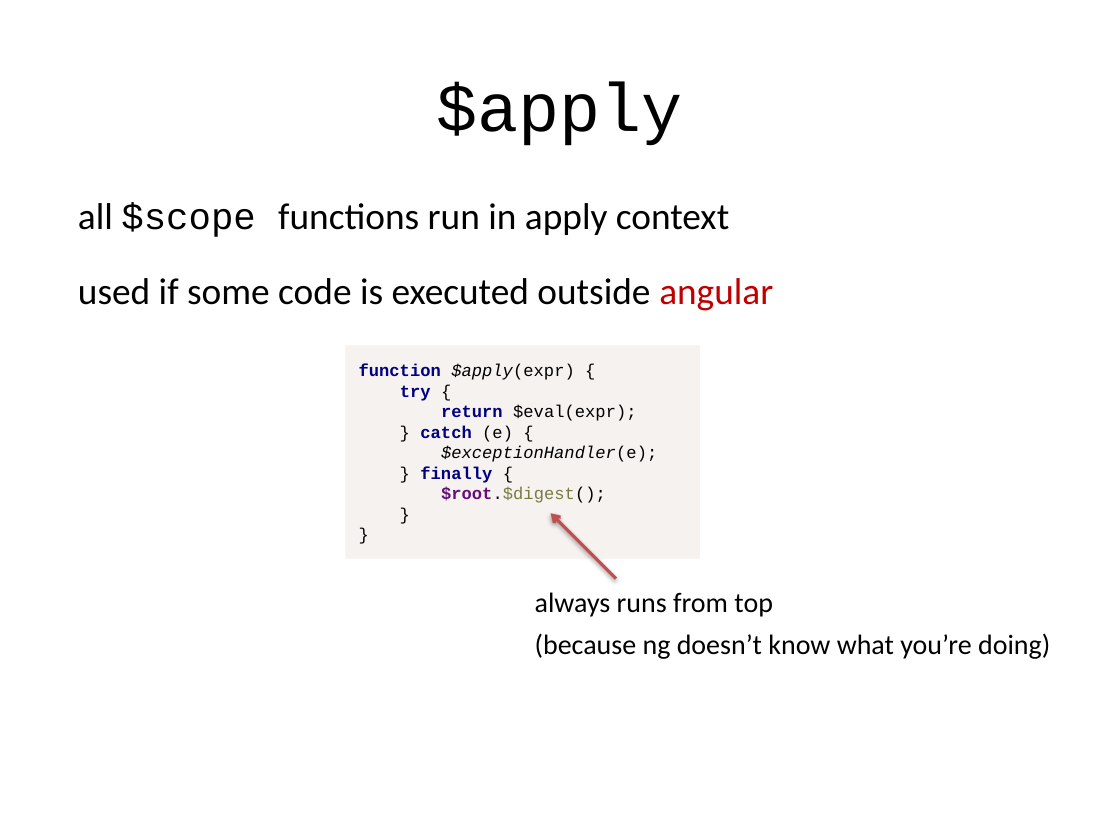
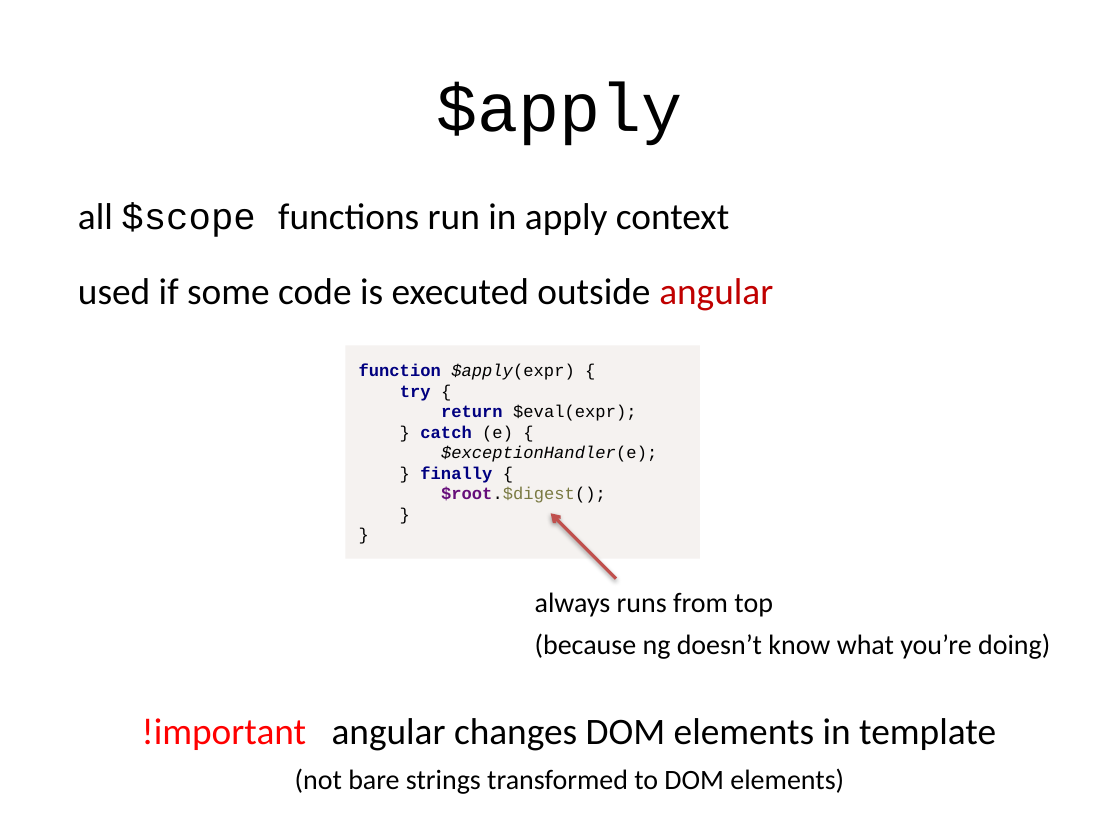
Before and after one commit to alexeymatveevp/angularjs-course, a slide deck: slide 11 of docs/02_ng_basics_followup.pptx (slide 9 before the commit). Drawn at 1120x840 pixels with LibreOffice and Linux fonts; fonts in the diff are those of the drawing. Boxes give left, top, right and bottom in pixels: in the first picture for what was removed or moved away, otherwise in the second. Text is boxed around its words. In the diff, an @@ line names an element or a change of style, - is before the commit and + after.

```diff
--- a/docs/02_ng_basics_followup.pptx
+++ b/docs/02_ng_basics_followup.pptx
@@ text added at <box>142,718,996,751</box>, 24 pt, text #000000 @@
+!important angular changes DOM elements in template
@@ text added at <box>295,768,844,794</box>, 18 pt, text #000000 @@
+(not bare strings transformed to DOM elements)
```
Also in this commit, not shown: 3 other slides changed, 2 slides added, 1 slide removed, 4 other files.
